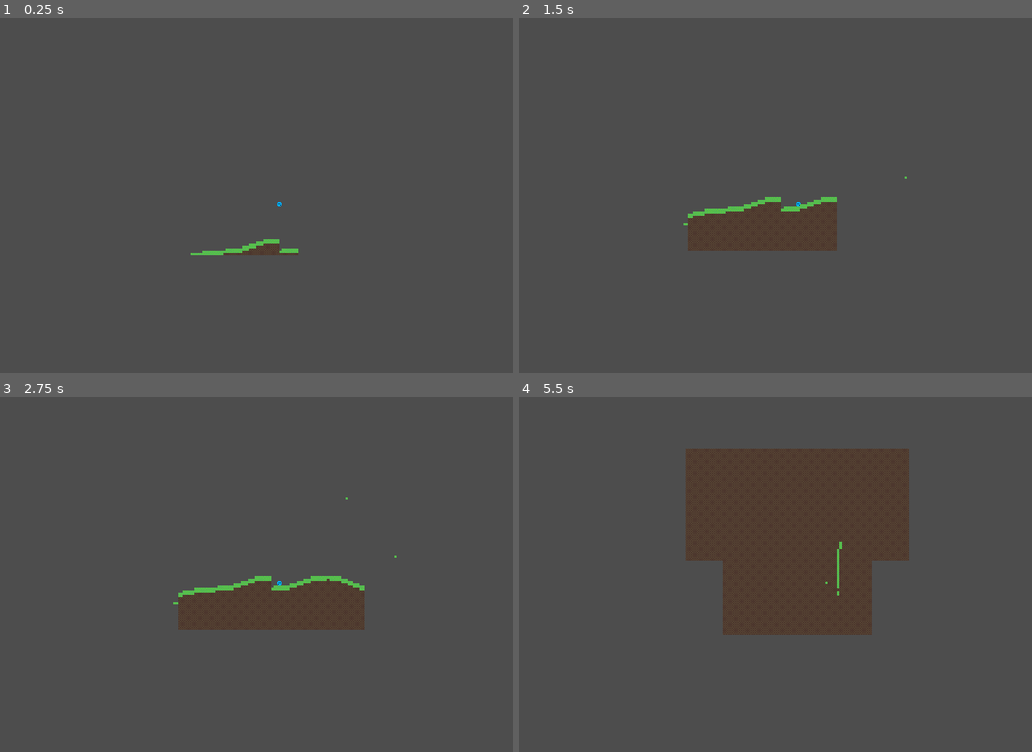
Above: before the commit, frames 1-4 (two rows, left to right).
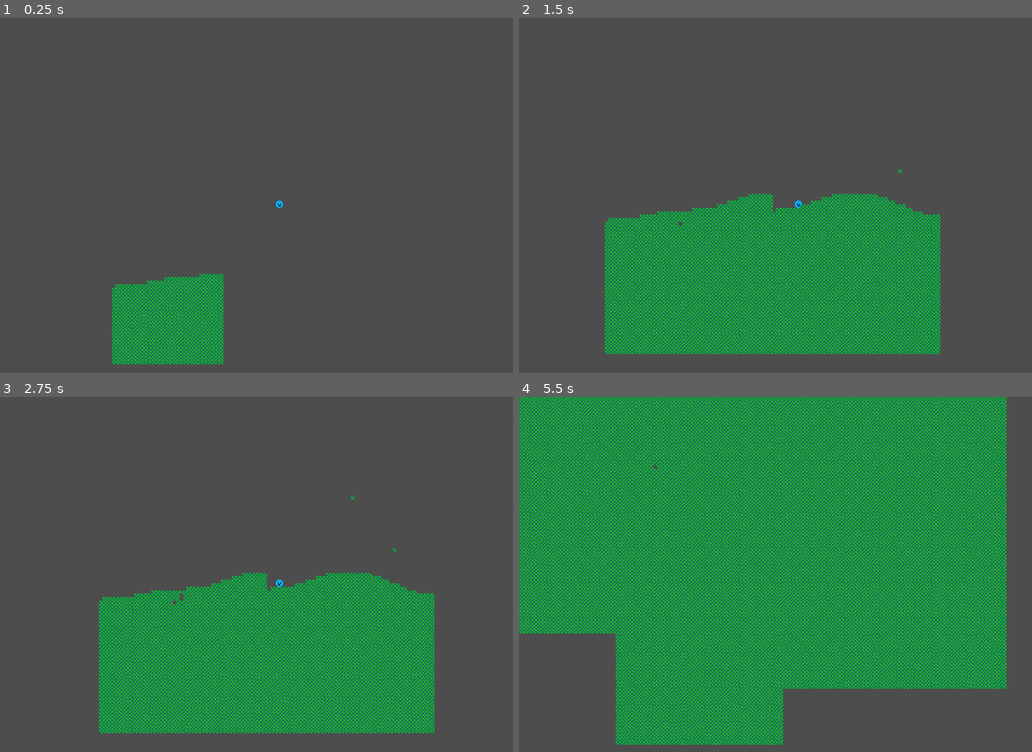
Above: after the commit, the same moments.

Repository: LordOfCheese1/sandbox_project
Game: Godot game, scene res://scenes/world.tscn
Same seed, same stepped clock (60 frames per second), same inputs: the game is played once before the commit and once after it.
Inputs (mouse positions are in pixels of both pictures, inside the frame that each line leads up to):
- Up to frame 1 (0.25 s): no input
- Up to frame 2 (1.5 s): move the mouse to (919, 184) at 0.52 s; press the mouse at (919, 184) at 0.53 s; hold D (right) from 0.53 s (still down); tap Space (jump) at 0.77 s; right-click (919, 184) at 0.8 s; move the mouse to (688, 223) at 1.27 s; release the mouse at (688, 223) at 1.28 s; right-click (688, 223) at 1.35 s
- Up to frame 3 (2.75 s): tap Space (jump) at 1.52 s; click (169, 602) at 1.55 s; move the mouse to (333, 499) at 2.02 s; release D (right) at 2.03 s; press the mouse at (333, 499) at 2.03 s; hold A (left) from 2.03 s (still down); right-click (333, 499) at 2.3 s
- Up to frame 4 (5.5 s): move the mouse to (770, 656) at 2.77 s; release A (left) at 2.78 s; release the mouse at (770, 656) at 2.78 s; hold D (right) 2.78-4.28 s; right-click (770, 656) at 2.85 s; tap Space (jump) at 3.02, 3.77, 4.52 s; click (770, 656) at 3.05 s; move the mouse to (965, 638) at 3.52 s; hold E (test) 3.53-4.28 s; right-click (965, 638) at 3.8 s; move the mouse to (631, 528) at 4.27 s; hold A (left) 4.28-5.03 s; click (631, 528) at 4.35 s; move the mouse to (826, 581) at 5.02 s; hold D (right) from 5.03 s (still down); hold Right mouse button (place) from 5.03 s (still down)

The runs differ from the first frame. In frame 1, 5.7% of the frame differs, in the area x 21-59%, y 51-98%; in frame 2, 27%; in frame 3, 28%; in frame 4, 80%, in the area x 0-96%, y 0-98%.

Commit message:
made the world a better place

Diff:
--- a/prefabs/characters/player.tscn
+++ b/prefabs/characters/player.tscn
@@ -17,4 +17,4 @@
 shape = SubResource("RectangleShape2D_d2t34")
 
 [node name="Camera2D" type="Camera2D" parent="."]
-zoom = Vector2(0.2, 0.2)
+zoom = Vector2(0.3, 0.3)
--- a/prefabs/world/world_tiles.tscn
+++ b/prefabs/world/world_tiles.tscn
@@ -3,7 +3,7 @@
 [ext_resource type="Texture2D" uid="uid://7lujw5l2eo5t" path="res://textures/world_tiles.png" id="1_4mylr"]
 [ext_resource type="Script" path="res://scripts/world/world_tiles.gd" id="2_xs2wk"]
 
-[sub_resource type="TileSetAtlasSource" id="TileSetAtlasSource_p1ksy"]
+[sub_resource type="TileSetAtlasSource" id="TileSetAtlasSource_h3t6g"]
 texture = ExtResource("1_4mylr")
 texture_region_size = Vector2i(8, 8)
 0:0/0 = 0
@@ -14,14 +14,6 @@
 1:0/0/physics_layer_0/linear_velocity = Vector2(0, 0)
 1:0/0/physics_layer_0/angular_velocity = 0.0
 1:0/0/physics_layer_0/polygon_0/points = PackedVector2Array(-4, -4, 4, -4, 4, 4, -4, 4)
-0:1/0 = 0
-0:1/0/physics_layer_0/linear_velocity = Vector2(0, 0)
-0:1/0/physics_layer_0/angular_velocity = 0.0
-0:1/0/physics_layer_0/polygon_0/points = PackedVector2Array(-4, -4, 4, -4, 4, 4, -4, 4)
-1:1/0 = 0
-1:1/0/physics_layer_0/linear_velocity = Vector2(0, 0)
-1:1/0/physics_layer_0/angular_velocity = 0.0
-1:1/0/physics_layer_0/polygon_0/points = PackedVector2Array(-4, -4, 4, -4, 4, 4, -4, 4)
 2:0/0 = 0
 2:0/0/physics_layer_0/linear_velocity = Vector2(0, 0)
 2:0/0/physics_layer_0/angular_velocity = 0.0
@@ -31,13 +23,13 @@
 3:0/0/physics_layer_0/angular_velocity = 0.0
 3:0/0/physics_layer_0/polygon_0/points = PackedVector2Array(-4, -4, 4, -4, 4, 4, -4, 4)
 
-[sub_resource type="TileSet" id="TileSet_agt46"]
+[sub_resource type="TileSet" id="TileSet_b52r1"]
 tile_size = Vector2i(8, 8)
 physics_layer_0/collision_layer = 1
-sources/0 = SubResource("TileSetAtlasSource_p1ksy")
+sources/0 = SubResource("TileSetAtlasSource_h3t6g")
 
 [node name="world_tiles" type="TileMap"]
-tile_set = SubResource("TileSet_agt46")
-cell_quadrant_size = 8
+tile_set = SubResource("TileSet_b52r1")
+rendering_quadrant_size = 8
 format = 2
 script = ExtResource("2_xs2wk")
--- a/project.godot
+++ b/project.godot
@@ -12,7 +12,7 @@
 
 config/name="Sandbox Project"
 run/main_scene="res://scenes/world.tscn"
-config/features=PackedStringArray("4.1", "GL Compatibility")
+config/features=PackedStringArray("4.2", "GL Compatibility")
 config/icon="res://icon.svg"
 
 [autoload]
--- a/scripts/autoloads/sandmath.gd
+++ b/scripts/autoloads/sandmath.gd
@@ -21,3 +21,7 @@
 		if abs(new_result - bias_towards) < (current_closest_result - bias_towards):
 			current_closest_result = new_result
 	return current_closest_result
+
+
+func moechtegern_distance(a : Vector2, b : Vector2):
+	return abs(a.x - b.x) + abs(a.y - b.y)
--- a/scripts/autoloads/world_map_tools.gd
+++ b/scripts/autoloads/world_map_tools.gd
@@ -3,17 +3,18 @@
 const SURFACE_HEIGHT = 36
 const CURVE_POINT_DISTANCE = 24
 const CHUNK_SIZE = 16
-const MAX_ACTIVE_CHUNKS = 4 # This squared is the final amount of chunks
+const MAX_ACTIVE_CHUNKS = 6 # This squared is the final amount of chunks, make it a multiple of 2 pretty please
 const TILE_SIZE = 8
 
-var edited_chunks = {} # -> chunk pos : {tile_pos : [properties], ...}
+var edited_chunks = {} # -> [chunk_pos][tile_pos][properties]
 var recently_updated = []
 
 
 func edit_tile(pos : Vector2, new_tile = -1):
-	# NOTE: these are in the tilemap coordinate system, so divided by tile size
-	var multiply_value = TILE_SIZE * CHUNK_SIZE
-	var chunk_pos = Vector2(snapped(pos.x, TILE_SIZE * CHUNK_SIZE), snapped(pos.y, TILE_SIZE * CHUNK_SIZE)) - Vector2(multiply_value, multiply_value) * 0.5
+	var multiply_value = TILE_SIZE * CHUNK_SIZE / 2
+	# global coords
+	var chunk_pos = Vector2(snapped(pos.x - multiply_value, TILE_SIZE * CHUNK_SIZE), snapped(pos.y - multiply_value, TILE_SIZE * CHUNK_SIZE))
+	# tile coords
 	var tile_pos = Vector2(snapped(pos.x, TILE_SIZE) / TILE_SIZE, snapped(pos.y, TILE_SIZE) / TILE_SIZE)
 
 	if !edited_chunks.has(chunk_pos):
--- a/scripts/characters/player.gd
+++ b/scripts/characters/player.gd
@@ -79,7 +79,7 @@
 
 
 	if Input.is_action_pressed("excavate"):
-		WorldMapTools.edit_tile(get_global_mouse_position() - Vector2(4, 4), -1)
+		WorldMapTools.edit_tile(get_global_mouse_position() - Vector2(4, 4 ), -1)
 
 	if Input.is_action_pressed("place"):
 		WorldMapTools.edit_tile(get_global_mouse_position() - Vector2(4, 4), 0)
--- a/scripts/world/world_tiles.gd
+++ b/scripts/world/world_tiles.gd
@@ -1,6 +1,7 @@
 extends TileMap
 
-var chunk_queue = []
+# Rules in here: When referring to chunks, the coordinates are ALWAYS global, whereas tiles must always be in the tilemap coordinate system(/tile size)
+var creation_queue = []
 var active_chunks = [] # this uses the chunk origin, so top left
 var deletion_queue = []
 
@@ -9,69 +10,84 @@
 	clear()
 
 
-func _process(_delta):
-	generate_based_on_playerpos()
+func _process(delta):
+	get_chunks_around_player()
 
-	var temp_removed_chunk_amt = 0
+	# find chunks that are too far away, add to deletion queue
+	for chunk in active_chunks:
+		var required_dst = WorldMapTools.TILE_SIZE * WorldMapTools.CHUNK_SIZE * WorldMapTools.MAX_ACTIVE_CHUNKS
+		if abs(chunk.x - Globals.player_pos.x) > required_dst || abs(chunk.y - Globals.player_pos.y) > required_dst:
+			queue_chunk_deletion(chunk)
+			active_chunks.erase(chunk)
 
-	for i in len(active_chunks):
-		var chunk = active_chunks[i - temp_removed_chunk_amt]
-		# check if distance to player is higher than max active chunks
-		if abs(chunk.x - Globals.player_pos.x) > WorldMapTools.CHUNK_SIZE * WorldMapTools.MAX_ACTIVE_CHUNKS * WorldMapTools.TILE_SIZE or abs(chunk.y - Globals.player_pos.y) > WorldMapTools.CHUNK_SIZE * WorldMapTools.MAX_ACTIVE_CHUNKS * WorldMapTools.TILE_SIZE:
-			# queue chunk for deletion and remove from active chunks, temp_removed_chunk_amt exists to not reference nonexistent indexes
-			queue_chunk_deletion(active_chunks[i- temp_removed_chunk_amt])
-			active_chunks.remove_at(i - temp_removed_chunk_amt)
-			temp_removed_chunk_amt += 1
-
-	# create and delete chunks from the queue
-	if len(chunk_queue) > 0:
-		generate_chunk_by_pos(chunk_queue[0])
-		active_chunks.append(chunk_queue[0])
-		chunk_queue.remove_at(0)
-
+	# done every frame instead of a loop due to performance reasons
+	# create chunk from the queue
+	if len(creation_queue) > 0:
+		if !active_chunks.has(creation_queue[0]):
+			generate_chunk(creation_queue[0])
+			active_chunks.append(creation_queue[0])
+		creation_queue.remove_at(0)
+	# delete chunk from the queue
 	if len(deletion_queue) > 0:
-		clear_chunk_by_pos(deletion_queue[0])
+		delete_chunk(deletion_queue[0])
 		deletion_queue.remove_at(0)
 
-	# place any tiles that the player has just now edited
+	# place all tiles that were edited just now
 	for tile in WorldMapTools.recently_updated:
 		set_cell(0, tile[0], 0, Vector2(tile[1], 0), 0)
 	WorldMapTools.recently_updated = []
 
 
+func get_chunks_around_player():
+	for x in WorldMapTools.MAX_ACTIVE_CHUNKS:
+		for y in WorldMapTools.MAX_ACTIVE_CHUNKS:
+			var snapped_player_x = snapped(Globals.player_pos.x - WorldMapTools.CHUNK_SIZE * WorldMapTools.TILE_SIZE / 2.0, WorldMapTools.CHUNK_SIZE * WorldMapTools.TILE_SIZE)
+			var snapped_player_y = snapped(Globals.player_pos.y - WorldMapTools.CHUNK_SIZE * WorldMapTools.TILE_SIZE / 2.0, WorldMapTools.CHUNK_SIZE * WorldMapTools.TILE_SIZE)
+			var chunk = Vector2(snapped_player_x, snapped_player_y) + Vector2(x - WorldMapTools.MAX_ACTIVE_CHUNKS / 2, y - WorldMapTools.MAX_ACTIVE_CHUNKS / 2) * WorldMapTools.TILE_SIZE * WorldMapTools.CHUNK_SIZE
+			if !creation_queue.has(chunk) && !active_chunks.has(chunk):
+				queue_chunk_creation(chunk)
+
+
 func queue_chunk_creation(pos : Vector2):
-	chunk_queue.append(pos)
+	creation_queue.append(pos)
 
 
 func queue_chunk_deletion(pos : Vector2):
 	deletion_queue.append(pos)
 
 
-func generate_chunk_by_pos(pos : Vector2):
-	# loop through all tiles on x and y
-	for x in range(WorldMapTools.CHUNK_SIZE):
-		for y in range(WorldMapTools.CHUNK_SIZE):
-			# get current tile pos on the tilemap coordinate system
-			var real_pos = Vector2(pos.x / WorldMapTools.TILE_SIZE + x, pos.y / WorldMapTools.TILE_SIZE + y)
-			if real_pos.y > get_curve_surface(real_pos):
-				set_cell(0, Vector2(real_pos.x, real_pos.y), 0, Vector2(2, 0), 0)
-			if abs(real_pos.y - get_curve_surface(real_pos)) < 1:
-				set_cell(0, Vector2(real_pos.x, real_pos.y), 0, Vector2(0, 0), 0)
-
-	# check if current chunk has any edits, is in pixel coordinates
-	if WorldMapTools.edited_chunks.has(pos):
-		for tile_pos in WorldMapTools.edited_chunks[pos]:
-			set_cell(0, tile_pos, 0, Vector2(WorldMapTools.edited_chunks[pos][tile_pos][0], 0), 0)
+func generate_chunk(pos : Vector2): # global coords
+	# loop through all tiles of the chunk
+	for x in WorldMapTools.CHUNK_SIZE:
+		for y in WorldMapTools.CHUNK_SIZE:
+			var tile_pos = (pos / WorldMapTools.TILE_SIZE) + Vector2(x, y)
+			# do the checks and place tiles accordingly
+			do_checks(tile_pos)
+	apply_edits_in_chunk(pos)
 
 
-func clear_chunk_by_pos(pos : Vector2):
-	for x in range(WorldMapTools.CHUNK_SIZE):
-		for y in range(WorldMapTools.CHUNK_SIZE):
-			var real_pos = Vector2(pos.x / WorldMapTools.TILE_SIZE + x, pos.y / WorldMapTools.TILE_SIZE + y)
-			set_cell(0, real_pos, -1, Vector2(-1, -1), -1)
+func apply_edits_in_chunk(chunk_pos : Vector2):
+	if WorldMapTools.edited_chunks.has(chunk_pos):
+		for tile_pos in WorldMapTools.edited_chunks[chunk_pos]:
+			set_cell(0, tile_pos, 0, Vector2(WorldMapTools.edited_chunks[chunk_pos][tile_pos][0], 0), 0)
 
 
-func get_curve_surface(pos : Vector2):
+func delete_chunk(pos : Vector2): # global coords
+	for x in WorldMapTools.CHUNK_SIZE:
+		for y in WorldMapTools.CHUNK_SIZE:
+			set_cell(0, pos / WorldMapTools.TILE_SIZE + Vector2(x, y), 0, Vector2(-1, -1), 0)
+
+
+func do_checks(pos : Vector2): # tile coords
+	var tile_to_place = -1
+
+	if pos.y > curve_surface_check(pos):
+		tile_to_place = 0
+
+	set_cell(0, pos, 0, Vector2(tile_to_place, 0), 0)
+
+
+func curve_surface_check(pos : Vector2):
 	# basically just subtracting the leftover from x so it's snapped to the point to its left
 	var start_x = pos.x - fmod(pos.x, WorldMapTools.CURVE_POINT_DISTANCE)
 
@@ -87,28 +103,10 @@
 	return cerp(generate_y_height_for_x(start_x), generate_y_height_for_x(end_x), transition_value)
 
 
-func generate_y_height_for_x(x : float):
-	return Sandmath.biased_randi_range(WorldMapTools.SURFACE_HEIGHT - 20, WorldMapTools.SURFACE_HEIGHT + 20, 0, 4, x + Globals.world_seed)
+func generate_y_height_for_x(x : float, min = -20, max = 20, bias = 0, bias_intensity = 4):
+	return Sandmath.biased_randi_range(WorldMapTools.SURFACE_HEIGHT + min, WorldMapTools.SURFACE_HEIGHT - min, bias, bias_intensity, x + Globals.world_seed)
 
 
 func cerp(a, b, transition_value : float): # transition value ranges from 0 to 1
 	var interp_value = (1 - cos(transition_value * PI)) / 2
 	return lerp(a, b, interp_value)
-
-
-func generate_based_on_playerpos():
-	# current centre, around which chunks are going to be generated (IN GLOBAL PIXEL COORDINATES)
-	var multiply_value = WorldMapTools.TILE_SIZE * WorldMapTools.CHUNK_SIZE
-	var current_centre = Vector2(snapped(Globals.player_pos.x, multiply_value), snapped(Globals.player_pos.y, multiply_value)) - Vector2(multiply_value, multiply_value) * 0.5
-	for x in WorldMapTools.MAX_ACTIVE_CHUNKS:
-		for y in WorldMapTools.MAX_ACTIVE_CHUNKS:
-			# get the current chunk origin pos (IN GLOBAL PIXEL COORDINATES)
-			var chunk = current_centre + Vector2(x - snapped(WorldMapTools.MAX_ACTIVE_CHUNKS / 2, 1), y - snapped(WorldMapTools.MAX_ACTIVE_CHUNKS / 2, 1)) * multiply_value
-			# check if chunk already exists, if so, do nothing
-			if !active_chunks.has(chunk) && !chunk_queue.has(chunk):
-				queue_chunk_creation(chunk)
-
-
-func load_edited_tiles_in_chunk(chunk_pos : Vector2):
-	for tile in WorldMapTools.edited_chunks[chunk_pos]: # [pos, tile atlas x coordinate]
-		set_cell(0, tile[0], 0, Vector2(tile[1], 0), 0)
Binary file added: textures/palette.png
Not shown, added: textures/palette.png.import
Binary file changed: textures/world_tiles.png
